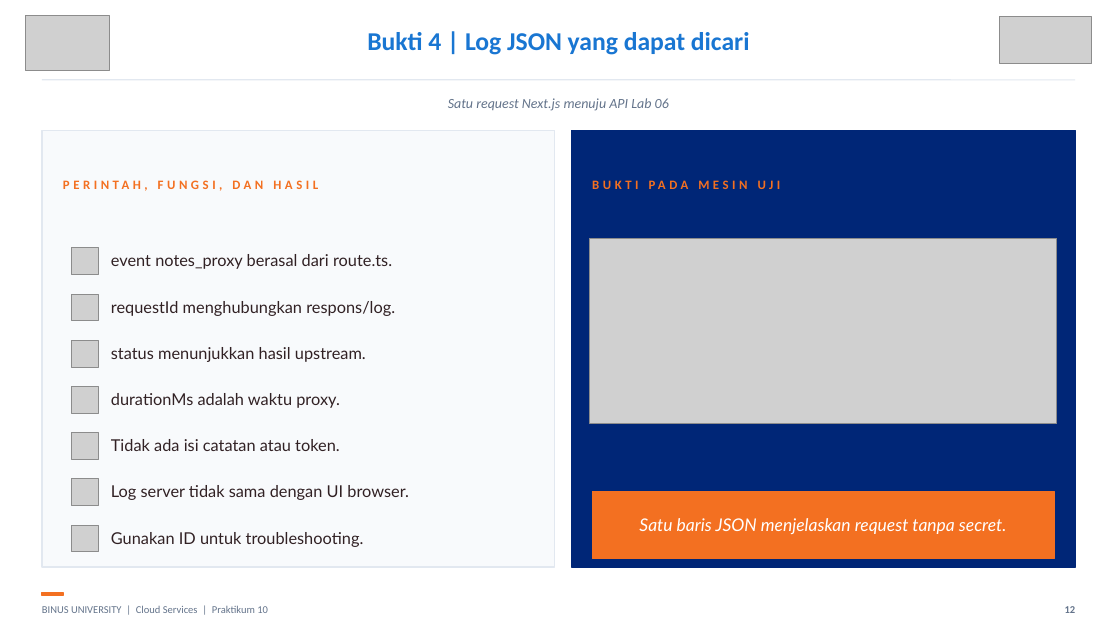
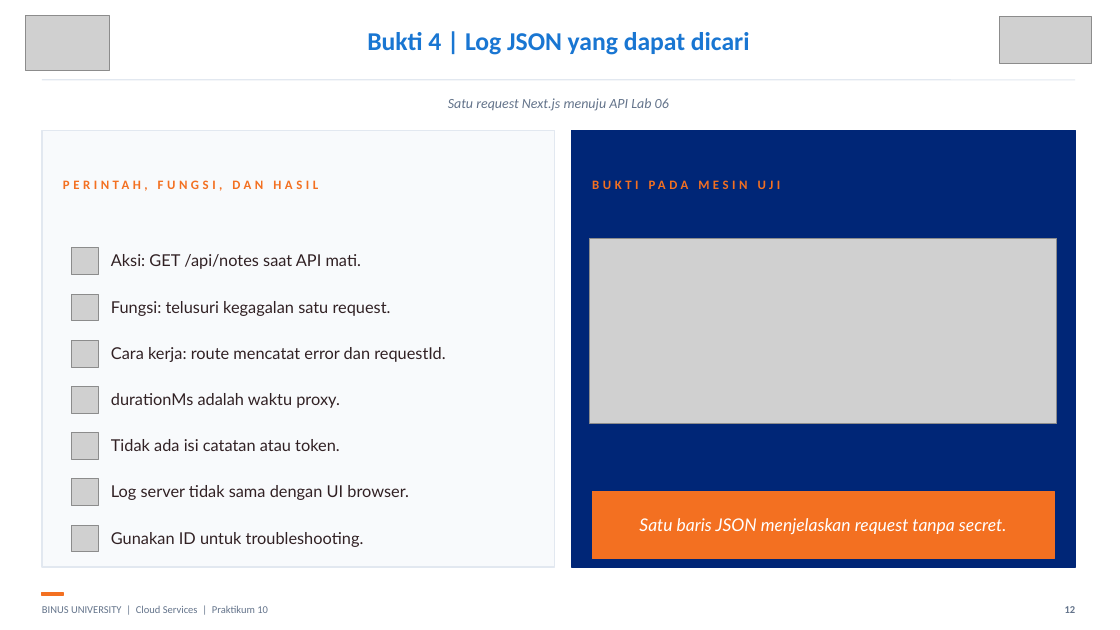
Before and after one commit to SeedFlora/meet10CloudService, a slide deck: slide 12 of slides/LAB10_Monitoring_Status_Bukti_Live.pptx. Drawn at 1120x630 pixels with LibreOffice and Linux fonts; fonts in the diff are those of the drawing; grey boxes stand for pictures. Boxes give left, top, right and bottom in pixels: in the first picture for what was removed or moved away, otherwise in the second. Text is boxed around its words. In the diff, an @@ line names an element or a change of style, - is before the commit and + after.

```diff
--- a/slides/LAB10_Monitoring_Status_Bukti_Live.pptx
+++ b/slides/LAB10_Monitoring_Status_Bukti_Live.pptx
@@ text at <box>111,254,361,269</box>: text changed @@
-event notes_proxy berasal dari route.ts.
+Aksi: GET /api/notes saat API mati.
@@ text at <box>111,301,391,316</box>: text changed @@
-requestId menghubungkan respons/log.
+Fungsi: telusuri kegagalan satu request.
@@ text at <box>111,347,445,362</box>: text changed @@
-status menunjukkan hasil upstream.
+Cara kerja: route mencatat error dan requestId.
```
Also in this commit, not shown: 4 other slides changed.
